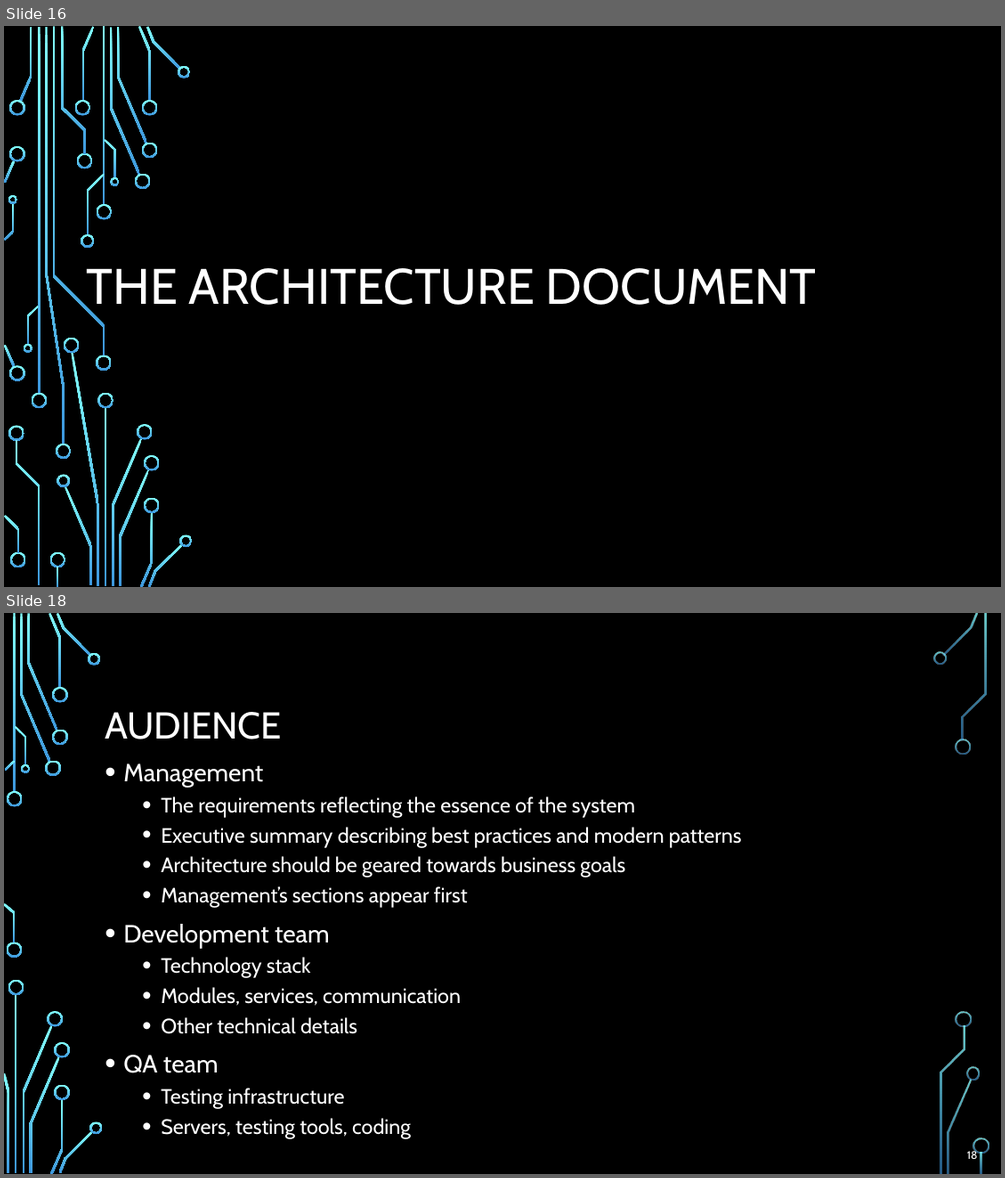
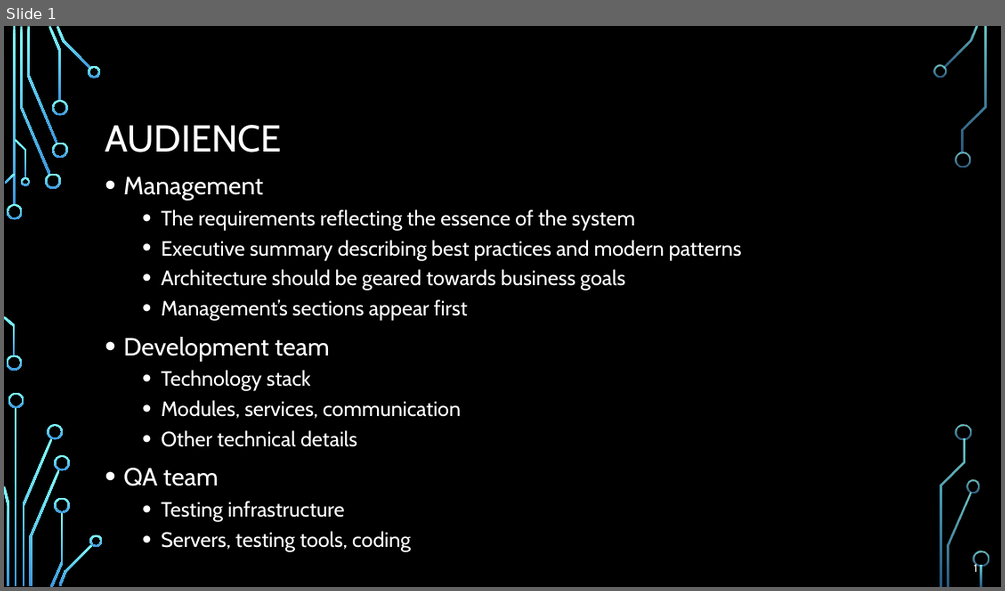
Before and after one commit to profjordanov/doctorate, a slide deck: resources/Software-Architecture-S/Presentation-Part8-Real-Life-Solutions.pptx. Shown one above the other, each under a label of ours: slides 16 and 18 before the commit, slide 1 after it; the slides between them are not shown. The pictures are 1005x1178 and 1005x591 pixels, drawn with LibreOffice and Linux fonts; fonts in the diff are those of the drawing; background and template pictures are left out. Boxes give left, top, right and bottom in pixels: in the first picture for what was removed or moved away, otherwise in the second. Text is boxed around its words. In the diff, an @@ line names an element or a change of style, - is before the commit and + after.

```diff
--- a/resources/Software-Architecture-S/Presentation-Part8-Real-Life-Solutions.pptx
+++ b/resources/Software-Architecture-S/Presentation-Part8-Real-Life-Solutions.pptx
@@ slide 16 removed at (x1=4, y1=26, x2=1001, y2=587), background picture (left out) @@
@@ title removed at (x1=86, y1=268, x2=817, y2=315) @@
-THE ARCHITECTURE DOCUMENT
@@ group removed at (x1=4, y1=26, x2=193, y2=587): 50 freeform shapes, 4 rectangles @@
@@ what was slide 18 is now slide 1 @@
@@ page number at (x1=973, y1=562, x2=977, y2=572): text changed @@
-18
+1
```
Also in this commit, not shown: 18 other slides removed.
